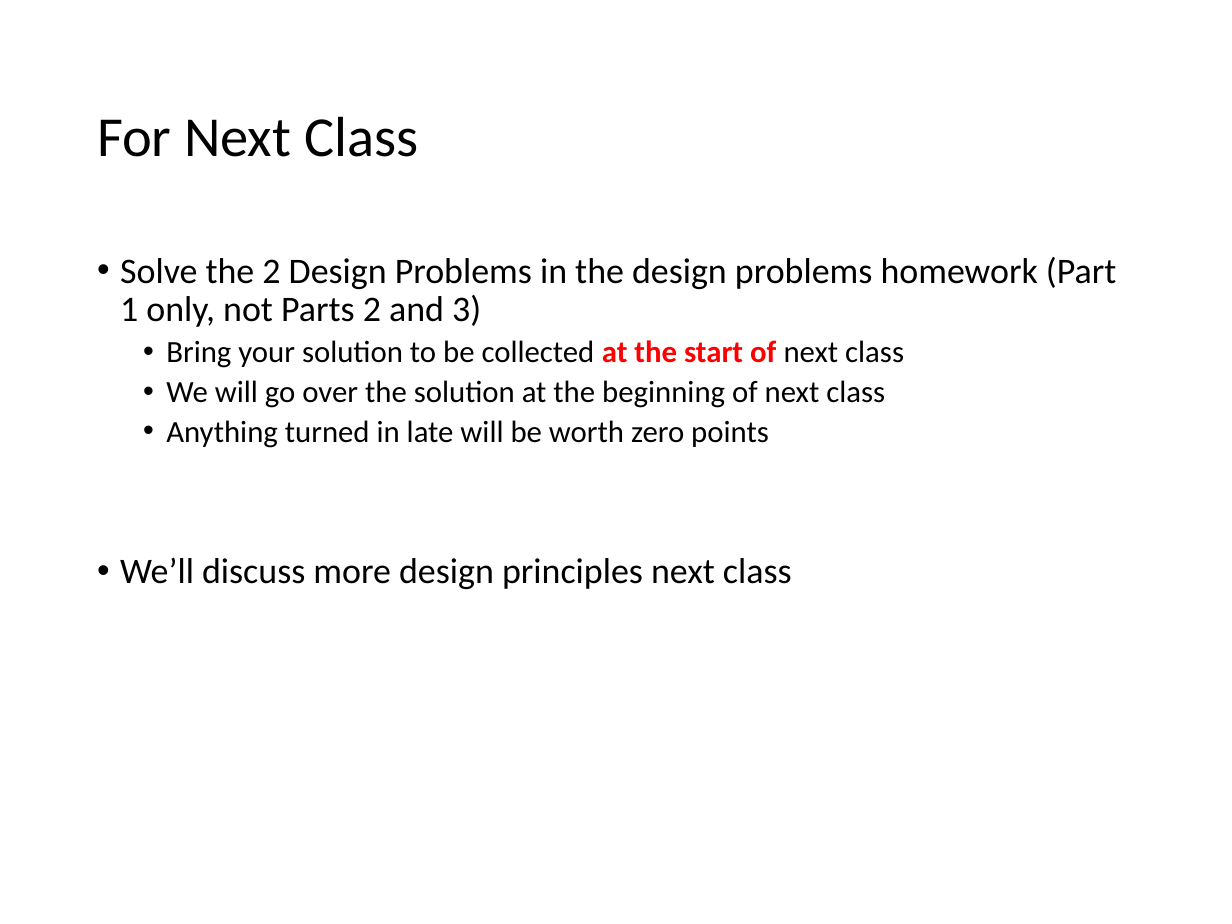
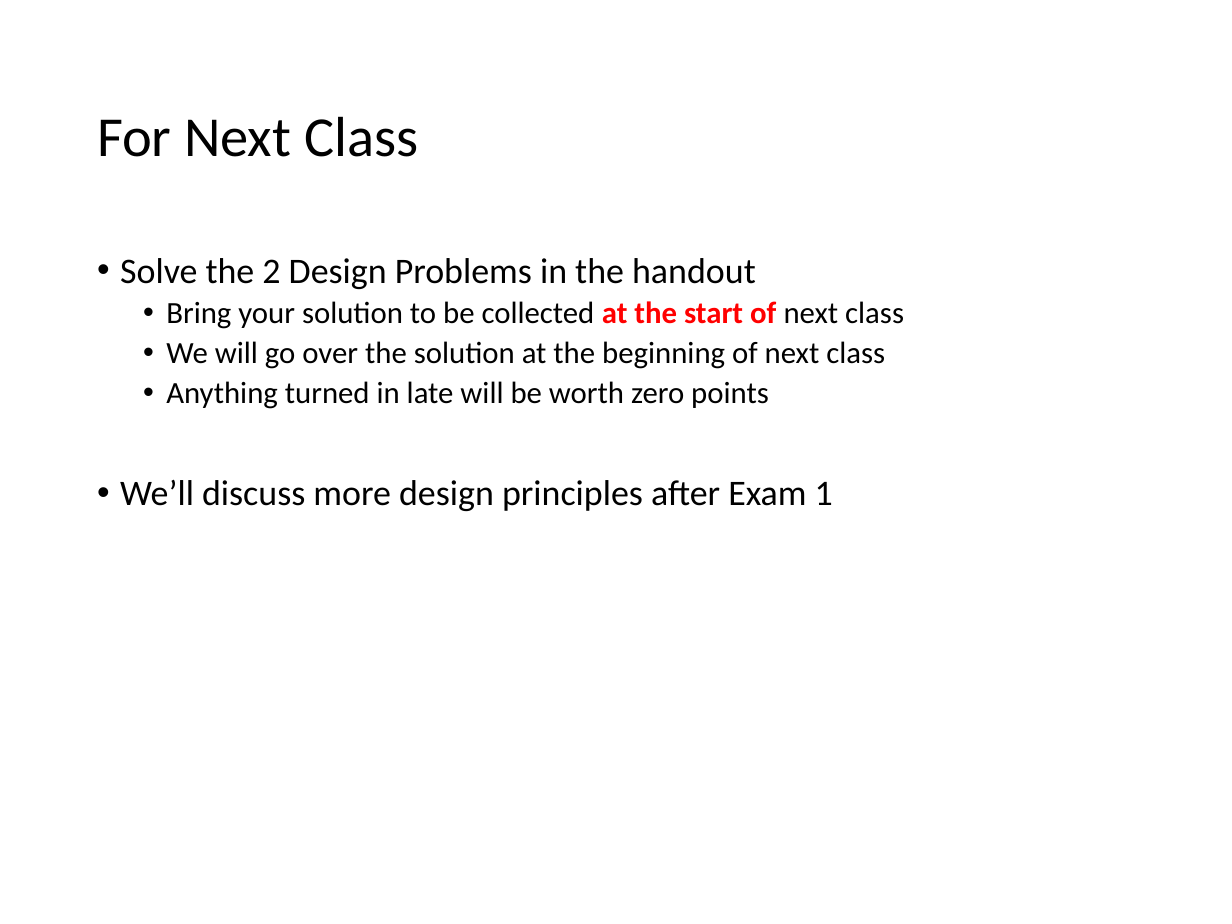
Before and after one commit to RHIT-CSSE/csse220, a slide deck: slide 25 of ClassMaterials/SETechniques/Slides/SoftwareEngineeringTechniques.pptx. Drawn at 1232x924 pixels with LibreOffice and Linux fonts; fonts in the diff are those of the drawing. Boxes give left, top, right and bottom in pixels: in the first picture for what was removed or moved away, otherwise in the second. Text is boxed around its words. In the diff, an @@ line names an element or a change of style, - is before the commit and + after.

Commit message:
revisions for first design lecture

```diff
--- a/ClassMaterials/SETechniques/Slides/SoftwareEngineeringTechniques.pptx
+++ b/ClassMaterials/SETechniques/Slides/SoftwareEngineeringTechniques.pptx
@@ text at box(120, 258, 756, 289): text changed @@
-• Solve the 2 Design Problems in the design problems homework (Part 1 only, not Parts 2 and 3)
+• Solve the 2 Design Problems in the handout
@@ text at box(120, 479, 833, 511): text changed @@
-• We’ll discuss more design principles next class
+• We’ll discuss more design principles after Exam 1
```
Also in this commit, not shown: 7 other slides changed, 9 slides added, 6 slides removed.
